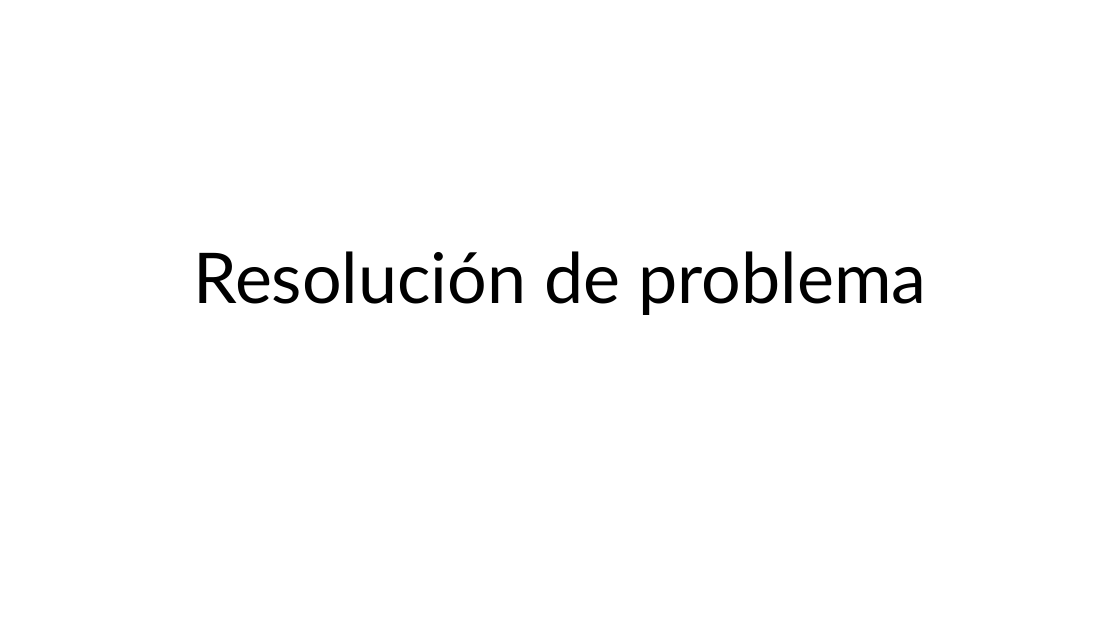
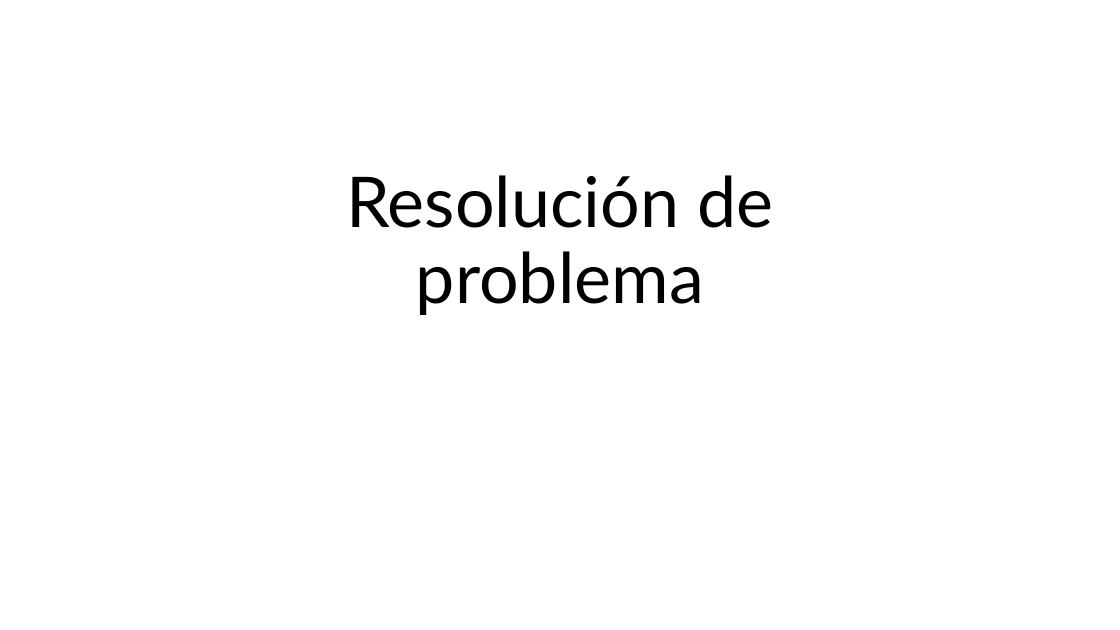
Before and after one commit to abelcondear/course, a slide deck: slide 31 of presentacion-curso.pptx. Drawn at 1120x630 pixels with LibreOffice and Linux fonts; fonts in the diff are those of the drawing. Boxes give left, top, right and bottom in pixels: in the first picture for what was removed or moved away, otherwise in the second. Text is boxed around its words. In the diff, an @@ line names an element or a change of style, - is before the commit and + after.

```diff
--- a/presentacion-curso.pptx
+++ b/presentacion-curso.pptx
@@ title "Resolución de problema" rewrapped from bbox=[193, 251, 926, 315] to bbox=[346, 175, 773, 315] @@
```
Also in this commit, not shown: 48 other slides changed, 3 other files.
